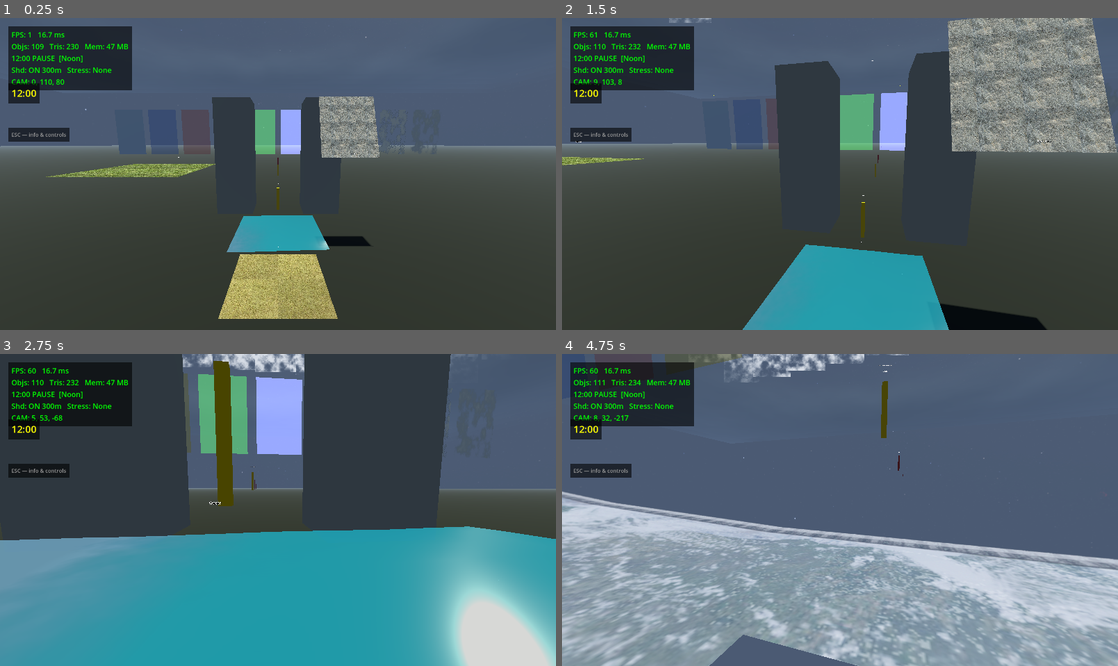
Above: before the commit, frames 1-4 (two rows, left to right).
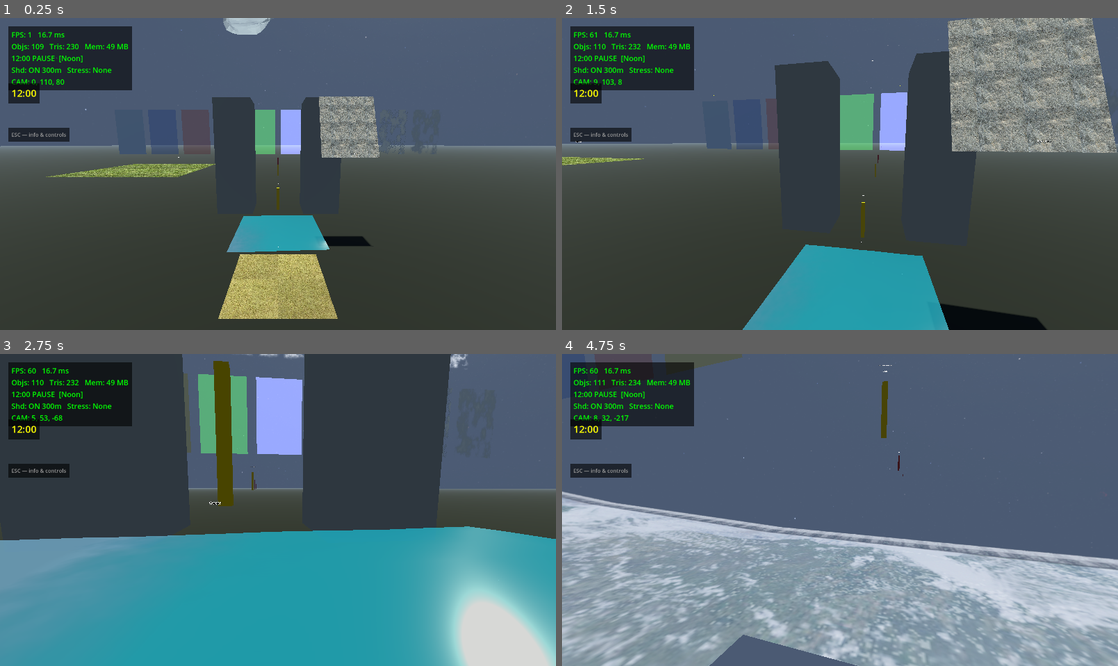
Above: after the commit, the same moments.

Repository: shovelhead24/possession
Game: Godot game, scene res://lighting_test.tscn
Same seed, same stepped clock (60 frames per second), same inputs: the game is played once before the commit and once after it.
Inputs (mouse positions are in pixels of both pictures, inside the frame that each line leads up to):
- Up to frame 1 (0.25 s): no input
- Up to frame 2 (1.5 s): tap Enter (ui_accept) at 0.5 s; move the mouse to (867, 174) at 0.52 s; hold V 0.53-1.28 s; hold W (move_forward) from 0.53 s (still down); click (867, 174) at 0.67 s; tap Space (jump) at 0.77 s; tap B at 0.8, 1.35 s; move the mouse to (812, 174) at 1.27 s
- Up to frame 3 (2.75 s): keep holding W (move_forward); tap Space (jump) at 1.52 s; tap C at 1.55 s; move the mouse to (289, 503) at 2.02 s; hold C from 2.03 s (still down); tap V at 2.3 s
- Up to frame 4 (4.75 s): keep holding W (move_forward); move the mouse to (834, 516) at 2.77 s; release C at 2.78 s; tap E (interact) at 2.85 s; click (834, 516) at 2.92 s; tap Space (jump) at 3.02, 3.77, 4.52 s; tap B at 3.05 s; move the mouse to (878, 513) at 3.52 s; press the mouse at (878, 513) at 3.53 s; tap C at 3.8 s; move the mouse to (795, 506) at 4.27 s; release the mouse at (795, 506) at 4.28 s; tap Q (switch_weapon) at 4.35 s; tap V at 4.55 s

The runs differ from the first frame. In frame 1, 0.4% of the frame differs, in the area x 10-59%, y 0-24%; in frame 2, less than 0.1%; in frame 3, 0.9%; in frame 4, 1.0%, in the area x 19-94%, y 0-25%.

Commit message:
fix(clouds): altitude tiers, spherical LOD, world-stable billboard patterns, edge fade
- Three distinct cloud altitudes: cumulus MC (600-1200m), altocumulus billboard
  (2800m), cirrus layers (4500-5500m)
- LOD distances widened: MC <1200m 3D, billboard <3500m, far billboard <7000m
- VIEW_RADIUS 5→8; LOD distance now 3D sphere from camera, not flat XZ plane
- Billboard shader: pattern derived from world chunk-center position so it stays
  stable as the billboard rotates to face camera; no more all-same appearance
- Edge fade: secondary FBM breaks the square boundary with organic noisy profile
- Independent visibility toggles: V=MC, B=billboard, C=layers

Co-Authored-By: Claude Sonnet 4.6 <noreply@anthropic.com>

Diff:
--- a/game/cloud_billboard_shader.gdshader
+++ b/game/cloud_billboard_shader.gdshader
@@ -5,7 +5,11 @@
 uniform vec3  color_bottom : source_color = vec3(0.58, 0.64, 0.72);
 uniform float coverage     : hint_range(0.0, 1.0) = 0.50;
 uniform float softness     : hint_range(0.05, 0.5) = 0.22;
-uniform vec2  noise_offset = vec2(0.0, 0.0);
+
+// Per-billboard UV offset derived from world position — unique pattern per chunk,
+// stable against camera rotation because it's baked in the vertex shader.
+varying vec2 _chunk_uv;
+varying vec2 _edge_uv;
 
 float _h2(vec2 p) {
 	p = fract(p * vec2(0.1031, 0.1030));
@@ -27,6 +31,13 @@
 }
 
 void vertex() {
+	// Chunk center in world XZ, scaled to spread chunks across FBM space.
+	// Adjacent 512m chunks differ by 512 * 0.002 = 1.024 FBM units — distinct patterns.
+	vec2 cc = MODEL_MATRIX[3].xz * 0.002;
+	_chunk_uv = UV * 6.0 + cc;
+	_edge_uv  = UV * 4.0 + cc + vec2(17.3, 41.7);
+
+	// Spherical billboard: cancel rotation, keep scale + translation.
 	float sx = length(MODELVIEW_MATRIX[0].xyz);
 	float sy = length(MODELVIEW_MATRIX[1].xyz);
 	float sz = length(MODELVIEW_MATRIX[2].xyz);
@@ -36,9 +47,18 @@
 }
 
 void fragment() {
-	vec2 uv = (UV - 0.5) * 6.0 + noise_offset + vec2(TIME * 0.008, 0.0);
+	// Primary cloud density — drifts slowly, pattern pinned to world (not UV).
+	vec2 uv = _chunk_uv + vec2(TIME * 0.003, 0.0);
 	float d = _fbm(uv);
 	d = smoothstep(1.0 - coverage - softness, 1.0 - coverage + softness, d);
+
+	// Edge fade: secondary FBM breaks up the square boundary.
+	// Fades out over the outer 25-35% of each edge with an organic, noisy profile.
+	float edge_noise = _fbm(_edge_uv) * 0.35;
+	vec2 dc = abs(UV - 0.5) * 2.0;
+	float edge_dist = max(dc.x, dc.y) + edge_noise;
+	float edge_fade = 1.0 - smoothstep(0.65, 1.05, edge_dist);
+
 	ALBEDO = mix(color_bottom, color_top, d * 0.4 + 0.3);
-	ALPHA = d;
+	ALPHA  = d * edge_fade;
 }
--- a/game/cloud_system.gd
+++ b/game/cloud_system.gd
@@ -1,16 +1,19 @@
 extends Node3D
 class_name CloudSystem
 
-const CLOUD_BASE   := 1500.0
-const CLOUD_TOP    := 2000.0
+const CUMULUS_BASE := 600.0
+const CUMULUS_TOP  := 1200.0
 const CHUNK_XZ     := 512.0
-const CHUNK_Y      := (CLOUD_TOP - CLOUD_BASE)
+const CHUNK_Y      := (CUMULUS_TOP - CUMULUS_BASE)
+const ALTOCUM_Y    := 2800.0
+const CIRRUS_BASE  := 4500.0
+const CIRRUS_TOP   := 5500.0
 
 # [max_horiz_dist, lod_type (0=MC 1=billboard), grid_xz, grid_y]
 const LODS := [
-	[ 500.0, 0, 24, 12],   # < 500m:  marching cubes
-	[2000.0, 1,  0,  0],   # < 2000m: billboard
-	[5000.0, 1,  0,  0],   # < 5000m: billboard far
+	[1200.0, 0, 24, 12],   # < 1200m 3D: marching cubes (cumulus)
+	[3500.0, 1,  0,  0],   # < 3500m: billboard (altocumulus)
+	[7000.0, 1,  0,  0],   # < 7000m: billboard far
 ]
 
 # Per-layer wind: [dir_x, dir_z, speed]
@@ -21,7 +24,7 @@
 	[-0.4,   0.35,  0.002],
 	[ 0.3,   0.45,  0.001],
 ]
-const VIEW_RADIUS := 5   # chunks each direction
+const VIEW_RADIUS := 8   # chunks each direction
 const ISO         := 0.05
 
 var _noise    : FastNoiseLite
@@ -30,10 +33,10 @@
 var _chunks   : Dictionary = {}   # Vector2i → {mi, lod}
 var _camera   : Camera3D = null
 
-# ── Approach cycling ─────────────────────────────────────────────────────────
-# 0 = marching-cubes IGN  1 = layered FBM planes
-var approach  : int = 0
-var _layers   : Array = []   # MeshInstance3D for approach 1
+var show_mc        : bool = true
+var show_billboard : bool = true
+var show_layers    : bool = true
+var _layers        : Array = []
 
 # ── Marching-cubes lookup tables ─────────────────────────────────────────────
 # edgeTable[256] — which of the 12 edges are cut for each of 256 vertex configs
@@ -364,7 +367,7 @@
 
 func _sample(wx: float, wy: float, wz: float) -> float:
 	# Vertical falloff to keep clouds in layer
-	var rel_y = (wy - CLOUD_BASE) / CHUNK_Y          # 0..1 inside layer
+	var rel_y = (wy - CUMULUS_BASE) / CHUNK_Y          # 0..1 inside layer
 	var vfall = 1.0 - pow(abs(rel_y * 2.0 - 1.0), 2.0)  # peaks at centre
 	var base  = _noise.get_noise_3d(wx, wy * 0.4, wz)
 	var detail = _noise2.get_noise_3d(wx, wy * 0.4, wz) * 0.25
@@ -378,8 +381,8 @@
 		return
 	_mat = ShaderMaterial.new()
 	_mat.shader = shader
-	_mat.set_shader_parameter("cloud_base", CLOUD_BASE)
-	_mat.set_shader_parameter("cloud_top",  CLOUD_TOP)
+	_mat.set_shader_parameter("cloud_base", CUMULUS_BASE)
+	_mat.set_shader_parameter("cloud_top",  CUMULUS_TOP)
 	_billboard_shader = load("res://cloud_billboard_shader.gdshader") as Shader
 	if not _billboard_shader:
 		push_error("CloudSystem: cloud_billboard_shader.gdshader not found")
@@ -391,23 +394,30 @@
 	_setup_noise()
 	_setup_material()
 	_build_layers()
-	_apply_approach()
+	_apply_visibility()
 	print("CloudSystem: ready, mat=", _mat != null)
 
 func _unhandled_input(event):
 	if event is InputEventKey and event.pressed and not event.echo:
-		if event.keycode == KEY_C:
-			approach = (approach + 1) % 2
-			_apply_approach()
-			print("CloudSystem: approach ", approach, " (", ["MC+billboard+layers", "layers only"][approach], ")")
-
-func _apply_approach():
-	# Layer planes always visible — they are the background
+		if event.keycode == KEY_V:
+			show_mc = not show_mc
+			_apply_visibility()
+			print("CloudSystem: MC ", "on" if show_mc else "off")
+		elif event.keycode == KEY_B:
+			show_billboard = not show_billboard
+			_apply_visibility()
+			print("CloudSystem: billboard ", "on" if show_billboard else "off")
+		elif event.keycode == KEY_C:
+			show_layers = not show_layers
+			_apply_visibility()
+			print("CloudSystem: layers ", "on" if show_layers else "off")
+
+func _apply_visibility():
 	for lm in _layers:
-		lm.visible = true
-	# MC + billboard chunks visible only in approach 0
+		lm.visible = show_layers
 	for coord in _chunks:
-		_chunks[coord]["mi"].visible = (approach == 0)
+		var is_bb = _chunks[coord].get("type", 0) == 1
+		_chunks[coord]["mi"].visible = show_billboard if is_bb else show_mc
 
 func _build_layers():
 	var shader = load("res://cloud_layer_shader.gdshader") as Shader
@@ -418,7 +428,7 @@
 	const PLANE_SIZE := 12000.0
 	for i in NUM_LAYERS:
 		var t  = float(i) / float(NUM_LAYERS - 1)
-		var y  = CLOUD_BASE + t * CHUNK_Y
+		var y  = CIRRUS_BASE + t * (CIRRUS_TOP - CIRRUS_BASE)
 		var verts = PackedVector3Array([
 			Vector3(-PLANE_SIZE * 0.5, 0.0, -PLANE_SIZE * 0.5),
 			Vector3( PLANE_SIZE * 0.5, 0.0, -PLANE_SIZE * 0.5),
@@ -435,8 +445,8 @@
 		mesh.add_surface_from_arrays(Mesh.PRIMITIVE_TRIANGLES, arr)
 		var mat = ShaderMaterial.new()
 		mat.shader = shader
-		mat.set_shader_parameter("cloud_base",  CLOUD_BASE)
-		mat.set_shader_parameter("cloud_top",   CLOUD_TOP)
+		mat.set_shader_parameter("cloud_base",  CIRRUS_BASE)
+		mat.set_shader_parameter("cloud_top",   CIRRUS_TOP)
 		mat.set_shader_parameter("layer_t",     t)
 		var wp = LAYER_WIND[i]
 		mat.set_shader_parameter("wind_dir",   Vector2(wp[0], wp[1]))
@@ -473,8 +483,8 @@
 			var coord = Vector2i(ccx + dx, ccz + dz)
 			var wx = (coord.x + 0.5) * CHUNK_XZ
 			var wz = (coord.y + 0.5) * CHUNK_XZ
-			var hdist = Vector2(cp.x - wx, cp.z - wz).length()
-			var lod = _lod_for_dist(hdist)
+			var dist3d = Vector3(cp.x - wx, cp.y - (CUMULUS_BASE + CUMULUS_TOP) * 0.5, cp.z - wz).length()
+			var lod = _lod_for_dist(dist3d)
 			if lod >= 0:
 				desired[coord] = lod
 
@@ -503,13 +513,13 @@
 # ── Chunk generation ─────────────────────────────────────────────────────────
 func _spawn_chunk(coord: Vector2i, lod: int):
 	if LODS[lod][1] == 1:
-		_spawn_chunk_billboard(coord)
+		_spawn_chunk_billboard(coord, lod)
 		return
 	var gxz: int = LODS[lod][2]
 	var gy:  int = LODS[lod][3]
 	var ox = coord.x * CHUNK_XZ
 	var oz = coord.y * CHUNK_XZ
-	var oy = CLOUD_BASE
+	var oy = CUMULUS_BASE
 	var sx = CHUNK_XZ / gxz
 	var sy = CHUNK_Y  / gy
 	var sz = CHUNK_XZ / gxz
@@ -542,13 +552,13 @@
 	mi.cast_shadow = GeometryInstance3D.SHADOW_CASTING_SETTING_OFF
 	mi.gi_mode     = GeometryInstance3D.GI_MODE_DISABLED
 	add_child(mi)
-	_chunks[coord] = {"mi": mi, "lod": lod}
-
-func _spawn_chunk_billboard(coord: Vector2i):
+	_chunks[coord] = {"mi": mi, "lod": lod, "type": 0}
+
+func _spawn_chunk_billboard(coord: Vector2i, lod: int):
 	if not _billboard_shader:
 		return
 	var quad = QuadMesh.new()
-	quad.size = Vector2(CHUNK_XZ, CHUNK_Y)
+	quad.size = Vector2(CHUNK_XZ, CHUNK_XZ)
 	quad.orientation = PlaneMesh.FACE_Z
 	var mi = MeshInstance3D.new()
 	mi.mesh = quad
@@ -556,15 +566,13 @@
 	mi.gi_mode     = GeometryInstance3D.GI_MODE_DISABLED
 	mi.position    = Vector3(
 		(coord.x + 0.5) * CHUNK_XZ,
-		CLOUD_BASE + CHUNK_Y * 0.5,
+		ALTOCUM_Y,
 		(coord.y + 0.5) * CHUNK_XZ)
 	var mat = ShaderMaterial.new()
 	mat.shader = _billboard_shader
-	mat.set_shader_parameter("noise_offset",
-		Vector2(float(coord.x) * 3.73, float(coord.y) * 4.17))
 	mi.material_override = mat
 	add_child(mi)
-	_chunks[coord] = {"mi": mi, "lod": 1}
+	_chunks[coord] = {"mi": mi, "lod": lod, "type": 1}
 
 # ── Marching cubes ────────────────────────────────────────────────────────────
 func _marching_cubes(grid: PackedFloat32Array,
